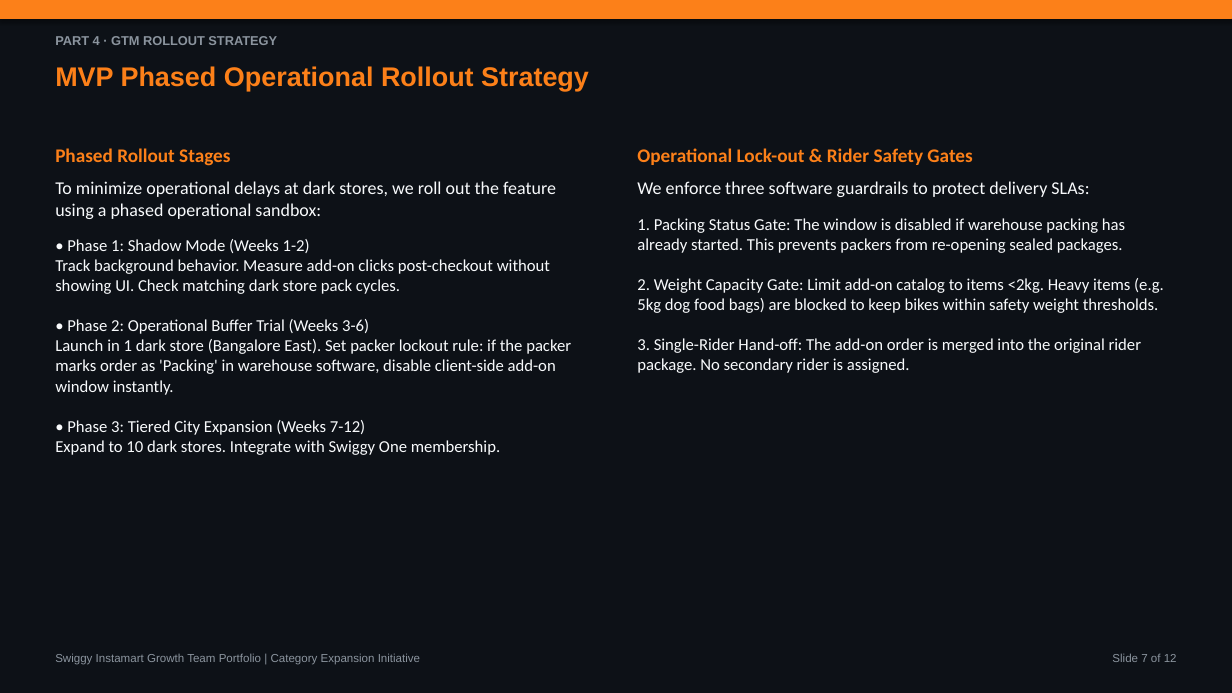
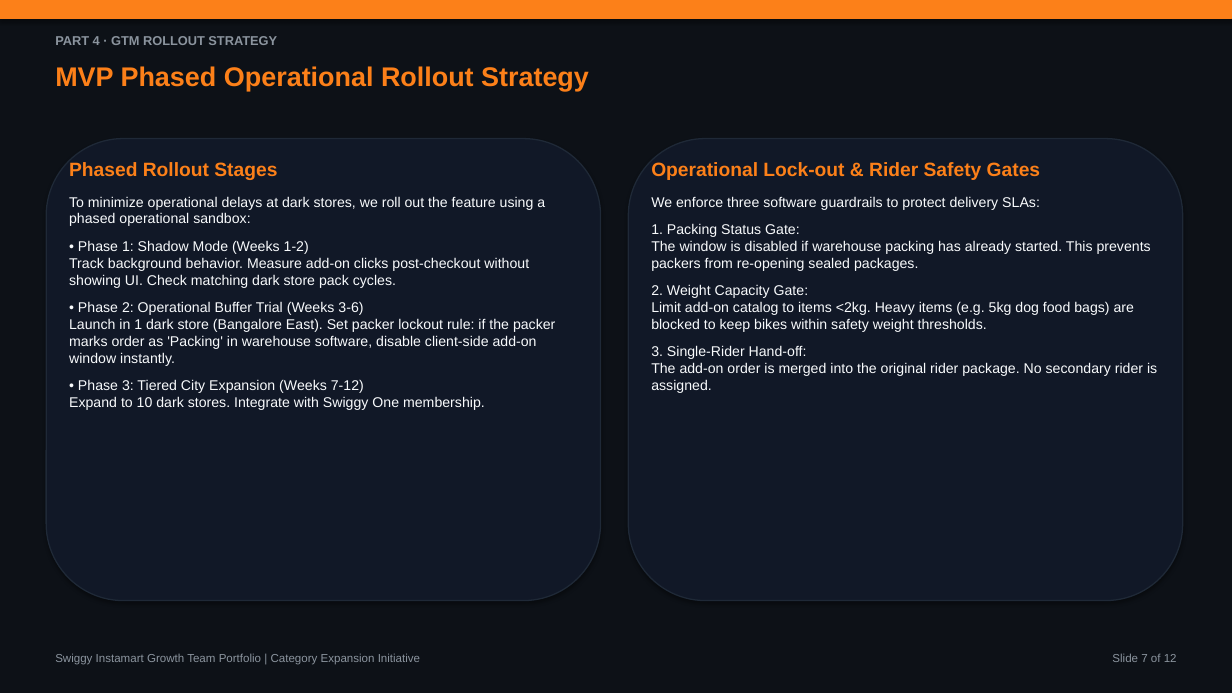
Before and after one commit to aashritamalviya1999/swiggy-instamart-discovery, a slide deck: slide 7 of NL Swiggy Instamart.pptx. Drawn at 1232x693 pixels with LibreOffice and Linux fonts; fonts in the diff are those of the drawing. Boxes give left, top, right and bottom in pixels: in the first picture for what was removed or moved away, otherwise in the second. Text is boxed around its words. In the diff, an @@ line names an element or a change of style, - is before the commit and + after.

Commit message:
Convert slide text layouts to clean visual card cards to improve PM case study readability

```diff
--- a/NL Swiggy Instamart.pptx
+++ b/NL Swiggy Instamart.pptx
@@ rounded rectangle added at box(46, 139, 601, 601), fill #111827, outline #1F2937 1 pt @@
@@ rounded rectangle added at box(628, 139, 1183, 601), fill #111827, outline #1F2937 1 pt @@
@@ text "Phased Rollout Stages": place and size @@
-text "Phased Rollout Stages" at box(55, 148, 571, 455)
+text "Phased Rollout Stages" at box(69, 162, 555, 410)
@@ text at box(69, 162, 545, 226): font Calibri to Arial in "Phased Rollout Stages", "To minimize operational delays at dark stores, ..."; size 14 to 11 pt in "To minimize operational delays at dark stores, ..."; more space between paragraphs; less space between paragraphs @@
@@ text "Operational Lock-out & Rider Safety ...": place and size @@
-text "Operational Lock-out & Rider Safety ..." at box(637, 148, 1164, 373)
+text "Operational Lock-out & Rider Safety ..." at box(651, 162, 1157, 393)
@@ text at box(651, 162, 1040, 210): font Calibri to Arial in "Operational Lock-out & Rider Safety Gates", "We enforce three software guardrails to protect ..."; size 14 to 11 pt in "We enforce three software guardrails to protect ..."; more space between paragraphs; less space between paragraphs @@
@@ text at box(651, 224, 1157, 393): text changed; size 13 to 11 pt; font Calibri to Arial @@
-1. Packing Status Gate: The window is disabled if warehouse packing has already started. This prevents packers from re-opening sealed packages.
-2. Weight Capacity Gate: Limit add-on catalog to items <2kg. Heavy items (e.g. 5kg dog food bags) are blocked to keep bikes within safety weight thresholds.
-3. Single-Rider Hand-off: The add-on order is merged into the original rider package. No secondary rider is assigned.
+1. Packing Status Gate:
+The window is disabled if warehouse packing has already started. This prevents packers from re-opening sealed packages.
+2. Weight Capacity Gate:
+Limit add-on catalog to items <2kg. Heavy items (e.g. 5kg dog food bags) are blocked to keep bikes within safety weight thresholds.
+3. Single-Rider Hand-off:
+The add-on order is merged into the original rider package. No secondary rider is assigned.
@@ text at box(69, 240, 555, 410): text changed; size 13 to 11 pt; font Calibri to Arial @@
-• Phase 1: Shadow Mode (Weeks 1-2)
-Track background behavior. Measure add-on clicks post-checkout without showing UI. Check matching dark store pack cycles.
-• Phase 2: Operational Buffer Trial (Weeks 3-6)
-Launch in 1 dark store (Bangalore East). Set packer lockout rule: if the packer marks order as 'Packing' in warehouse software, disable client-side add-on window instantly.
-• Phase 3: Tiered City Expansion (Weeks 7-12)
-Expand to 10 dark stores. Integrate with Swiggy One membership.
+• Phase 1: Shadow Mode (Weeks 1-2)
+Track background behavior. Measure add-on clicks post-checkout without showing UI. Check matching dark store pack cycles.
+• Phase 2: Operational Buffer Trial (Weeks 3-6)
+Launch in 1 dark store (Bangalore East). Set packer lockout rule: if the packer marks order as 'Packing' in warehouse software, disable client-side add-on window instantly.
+• Phase 3: Tiered City Expansion (Weeks 7-12)
+Expand to 10 dark stores. Integrate with Swiggy One membership.
```
Also in this commit, not shown: 8 other slides changed, 1 other file.
